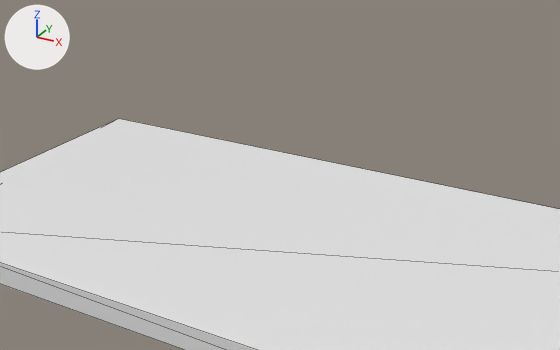
One commit to the glTF model Examples/Custom Levels Guide/data/custom_levels/my-first-level/my-first-level.glb: the scene before it, then after it.
Rendered twice from a 50 mm camera at (-458.3, -449.8, 34.8) aimed at (-489.4, -393.3, 6.5). Lighting does not change. The marker at upper left points along +X, +Y and +Z. Mesh edges are drawn as thin lines. Where no turn or scale is listed for an object, it has been applied to the vertices.

The first picture shows 'Main platform'.
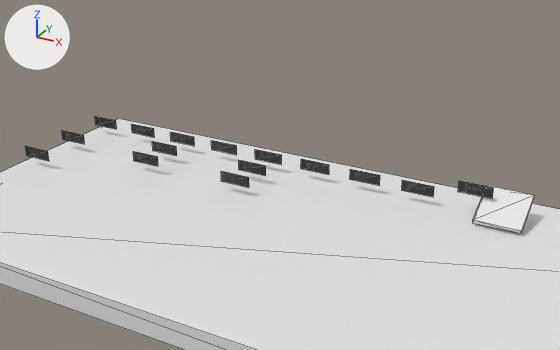
Where the change shows, as pixel boxes [x1, y1, x2, y2] in the pictures (560 x 350 px):
'Cube', added
    after: [473, 185, 535, 234]
'Plane.014', added
    after: [458, 181, 494, 199]
'Plane.013', added
    after: [402, 180, 434, 197]
'Plane.012', added
    after: [350, 169, 380, 186]
'Plane.010', added
    after: [221, 171, 249, 188]
'Plane.011', added
    after: [301, 159, 329, 175]
'Plane.009', added
    after: [239, 160, 266, 176]
'Plane.008', added
    after: [255, 149, 282, 165]
'Plane.007', added
    after: [211, 140, 237, 155]
'Plane.006', added
    after: [133, 151, 158, 166]
'Plane.005', added
    after: [152, 141, 177, 156]
'Plane.004', added
    after: [170, 132, 194, 146]
'Plane.002', added
    after: [26, 146, 49, 161]
'Plane.003', added
    after: [132, 124, 155, 138]
'Plane.001', added
    after: [62, 130, 85, 144]
'Plane', added
    after: [95, 116, 117, 129]

Edits to the bpy script that builds the scene:
```text
Add me_cube_001:
    me_cube_001.from_pydata([(-2.0, -1.73, -1.03), (-2.0, -1.9, -0.66), (-2.0, 1.9, 0.66), (-2.0, 1.73, 1.03), (2.0, -1.73, -1.03), (2.0, -1.9, -0.66), (2.0, 1.9, 0.66), (2.0, 1.73, 1.03)], [], [(0, 1, 3), (0, 3, 2), (2, 3, 7), (2, 7, 6), (6, 7, 5), (6, 5, 4), (4, 5, 1), (4, 1, 0), (2, 6, 4), (2, 4, 0), (7, 3, 1), (7, 1, 5)])
Add ob_cube:
    ob_cube = bpy.data.objects.new('Cube', me_cube_001)
    ob_cube.location = (-470.0, -390.0, 6.29)
Add ob_plane_014:
    ob_plane_014 = bpy.data.objects.new('Plane.014', me_plane_014)  # 4 vertices, 2 faces; spans x -1.46..1.46, y 0.0, z -0.51..0.51; in mat_mfl_crate_wood_04 (picture img_mfl_crate_wood_04)
    ob_plane_014.location = (-472.5, -390.0, 7.5)
Add ob_plane_013:
    ob_plane_013 = bpy.data.objects.new('Plane.013', me_plane_013)  # 4 vertices, 2 faces; spans x -1.46..1.46, y 0.0, z -0.51..0.51; in mat_mfl_crate_darkeco_01 (picture img_mfl_crate_darkeco_01)
    ob_plane_013.location = (-477.5, -390.0, 6.5)
Add ob_plane_012:
    ob_plane_012 = bpy.data.objects.new('Plane.012', me_plane_012)  # 4 vertices, 2 faces; spans x -1.46..1.46, y 0.0, z -0.51..0.51; in mat_mfl_crate_barrel_01 (picture img_mfl_crate_barrel_01)
    ob_plane_012.location = (-482.5, -390.0, 6.5)
Add ob_plane_011:
    ob_plane_011 = bpy.data.objects.new('Plane.011', me_plane_011)  # 4 vertices, 2 faces; spans x -1.46..1.46, y 0.0, z -0.51..0.51; in mat_mfl_crate_bucket_01 (picture img_mfl_crate_bucket_01)
    ob_plane_011.location = (-487.5, -390.0, 6.5)
Add ob_plane_010:
    ob_plane_010 = bpy.data.objects.new('Plane.010', me_plane_010)  # 4 vertices, 2 faces; spans x -1.46..1.46, y 0.0, z -0.51..0.51; in mat_mfl_crate_steel_03 (picture img_mfl_crate_steel_03)
    ob_plane_010.location = (-492.5, -396.0, 6.5)
Add ob_plane_009:
    ob_plane_009 = bpy.data.objects.new('Plane.009', me_plane_009)  # 4 vertices, 2 faces; spans x -1.46..1.46, y 0.0, z -0.51..0.51; in mat_mfl_crate_steel_02 (picture img_mfl_crate_steel_02)
    ob_plane_009.location = (-492.5, -393.0, 6.5)
Add ob_plane_008:
    ob_plane_008 = bpy.data.objects.new('Plane.008', me_plane_008)  # 4 vertices, 2 faces; spans x -1.46..1.46, y 0.0, z -0.51..0.51; in mat_mfl_crate_steel_01 (picture img_mfl_crate_steel_01)
    ob_plane_008.location = (-492.5, -390.0, 6.5)
Add ob_plane_007:
    ob_plane_007 = bpy.data.objects.new('Plane.007', me_plane_007)  # 4 vertices, 2 faces; spans x -1.46..1.46, y 0.0, z -0.51..0.51; in mat_mfl_crate_iron_01 (picture img_mfl_crate_iron_01)
    ob_plane_007.location = (-497.5, -390.0, 6.5)
Add ob_plane_006:
    ob_plane_006 = bpy.data.objects.new('Plane.006', me_plane_006)  # 4 vertices, 2 faces; spans x -1.46..1.46, y 0.0, z -0.51..0.51; in mat_mfl_crate_wood_03 (picture img_mfl_crate_wood_03)
    ob_plane_006.location = (-502.5, -396.0, 6.5)
Add ob_plane_005:
    ob_plane_005 = bpy.data.objects.new('Plane.005', me_plane_005)  # 4 vertices, 2 faces; spans x -1.46..1.46, y 0.0, z -0.51..0.51; in mat_mfl_crate_wood_02 (picture img_mfl_crate_wood_02)
    ob_plane_005.location = (-502.5, -393.0, 6.5)
Add ob_plane_004:
    ob_plane_004 = bpy.data.objects.new('Plane.004', me_plane_004)  # 4 vertices, 2 faces; spans x -1.46..1.46, y 0.0, z -0.51..0.51; in mat_mfl_crate_wood_01 (picture img_mfl_crate_wood_01)
    ob_plane_004.location = (-502.5, -390.0, 6.5)
Add ob_plane_003:
    ob_plane_003 = bpy.data.objects.new('Plane.003', me_plane_003)  # 4 vertices, 2 faces; spans x -1.46..1.46, y 0.0, z -0.51..0.51; in mat_mfl_fuel_cell_01 (picture img_mfl_fuel_cell_01)
    ob_plane_003.location = (-507.5, -390.0, 6.5)
Add ob_plane_002:
    ob_plane_002 = bpy.data.objects.new('Plane.002', me_plane_002)  # 4 vertices, 2 faces; spans x -1.46..1.46, y 0.0, z -0.51..0.51; in mat_mfl_money_03 (picture img_mfl_money_03)
    ob_plane_002.location = (-512.5, -400.0, 6.5)
Add ob_plane_001:
    ob_plane_001 = bpy.data.objects.new('Plane.001', me_plane_001)  # 4 vertices, 2 faces; spans x -1.46..1.46, y 0.0, z -0.51..0.51; in mat_mfl_money_02 (picture img_mfl_money_02)
    ob_plane_001.location = (-512.5, -395.0, 6.5)
Add ob_plane:
    ob_plane = bpy.data.objects.new('Plane', me_plane)  # 4 vertices, 2 faces; spans x -1.46..1.46, y 0.0, z -0.51..0.51; in mat_mfl_money_01 (picture img_mfl_money_01)
    ob_plane.location = (-512.5, -390.0, 6.5)
```
